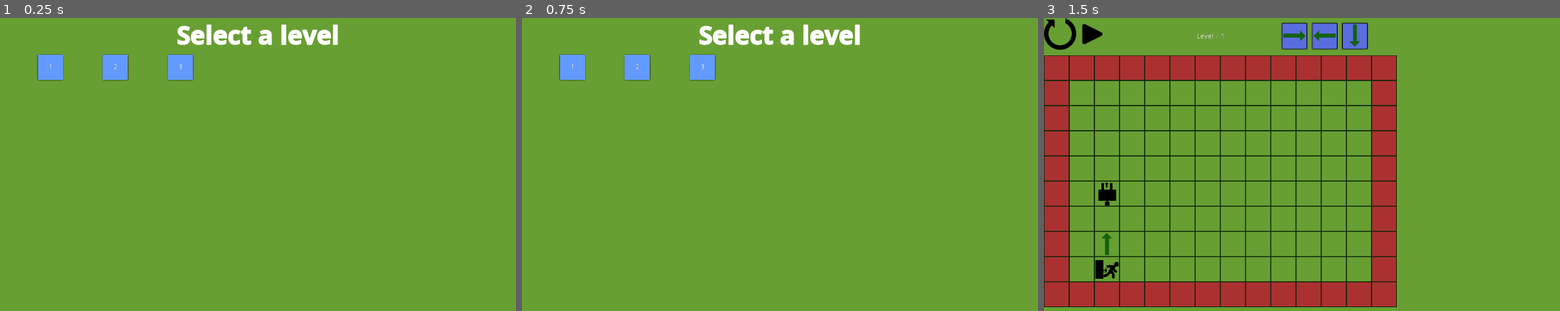
Above: before the commit, frames 1-3 (left to right).
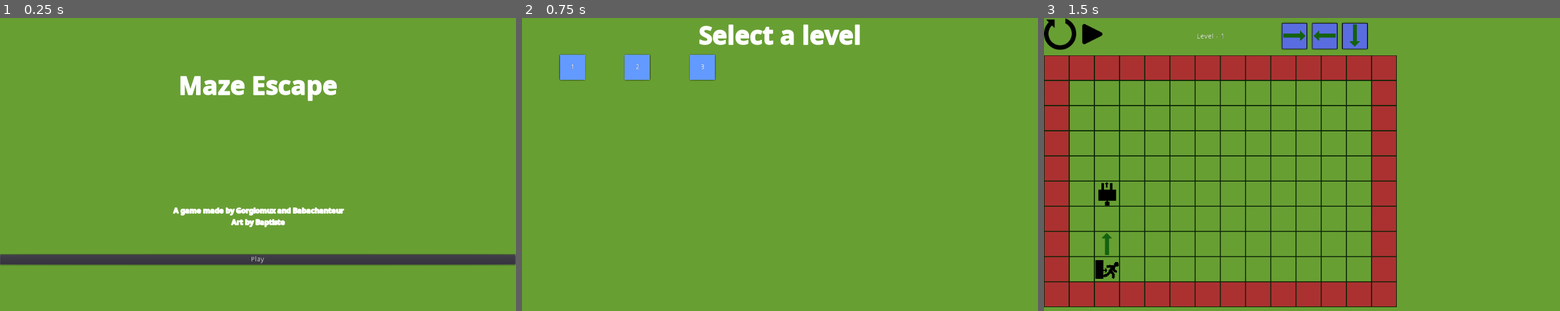
Above: after the commit, the same moments.

Repository: Gorglomux/MazeEscape
Game: Godot game, scene res://Main.tscn
Same seed, same stepped clock (60 frames per second), same inputs: the game is played once before the commit and once after it.
Inputs (mouse positions are in pixels of both pictures, inside the frame that each line leads up to):
- Up to frame 1 (0.25 s): no input
- Up to frame 2 (0.75 s): click (780, 258) at 0.5 s, where only the run after the commit has a clickable "Play"
- Up to frame 3 (1.5 s): click (1095, 67) at 1.27 s

The runs differ from the first frame. In frame 1, 8.4% of the frame differs, in the area x 0-100%, y 2-85%; in frame 2, nothing differs; in frame 3, nothing differs.

Commit message:
add game over

Diff:
--- a/MazeEscape/GameLogic.gd
+++ b/MazeEscape/GameLogic.gd
@@ -1,6 +1,7 @@
 extends Node2D
 
 
+signal game_over
 #Liste des types de tiles
 enum TILE_TYPE { GRAVAT, TROU, PLAYER, WALL, WARP,EXIT, ARROW, JUMP, ARROW_RIGHT,
  ARROW_LEFT, ARROW_UP, ARROW_DOWN}
@@ -115,9 +116,13 @@
 	player.init_rotation()
 
 func generation_niveau():
+
 	var level
 	# On récupère la liste de tous les niveaux et on initialise toutes les variable
 	var list_levels = get_list_levels()
+	if list_levels.size() - 1 < levelEnCours:
+		emit_signal("game_over")
+		return
 	var tile_size_x
 	var tile_size_y
 	# On charge un niveau aléatoirement
--- a/MazeEscape/Main.tscn
+++ b/MazeEscape/Main.tscn
@@ -1,25 +1,30 @@
-[gd_scene load_steps=6 format=2]
+[gd_scene load_steps=7 format=2]
 
 [ext_resource path="res://bg.png" type="Texture" id=1]
 [ext_resource path="res://TitleScreen.tscn" type="PackedScene" id=2]
-[ext_resource path="res://LevelSelection.gd" type="Script" id=3]
-[ext_resource path="res://Font.tres" type="DynamicFont" id=4]
+[ext_resource path="res://Font.tres" type="DynamicFont" id=3]
+[ext_resource path="res://Font_small.tres" type="DynamicFont" id=4]
+[ext_resource path="res://LevelSelection.gd" type="Script" id=5]
 
 [sub_resource type="GDScript" id=1]
 script/source = "extends Node2D
 var game_logic_resource = preload(\"res://GameLogic.tscn\")
+var game
 func _ready():
 	$LevelSelection.connect(\"load_level\",self,\"load_level\")
 
 func load_level(level_number):
 	$LevelSelection.hide()
-	var game = game_logic_resource.instance()
+	game = game_logic_resource.instance()
 	game.levelEnCours = level_number - 1
 	game.begin()
+	game.connect(\"game_over\", self,\"end\")
 	add_child(game)
 
-
-
+func end():
+	game.queue_free()
+	print(\"Over !\")
+	$Game_Over.show()
 func _on_Button_pressed():
 	$TitleScreen.hide()
 	$LevelSelection.show()
@@ -36,12 +41,57 @@
 
 [node name="TitleScreen" parent="." instance=ExtResource( 2 )]
 editor/display_folded = true
+
+[node name="Game_Over" type="MarginContainer" parent="."]
 visible = false
+margin_right = 1023.0
+margin_bottom = 598.0
+
+[node name="HBoxContainer" type="VBoxContainer" parent="Game_Over"]
+margin_right = 1023.0
+margin_bottom = 667.0
+
+[node name="MarginContainer" type="MarginContainer" parent="Game_Over/HBoxContainer"]
+margin_right = 1023.0
+margin_bottom = 341.0
+custom_constants/margin_right = 0
+custom_constants/margin_top = 100
+custom_constants/margin_left = 0
+custom_constants/margin_bottom = 100
+
+[node name="Label" type="Label" parent="Game_Over/HBoxContainer/MarginContainer"]
+margin_top = 100.0
+margin_right = 1023.0
+margin_bottom = 241.0
+custom_fonts/font = ExtResource( 3 )
+text = "Game Over !
+Thanks for playing !"
+align = 1
+
+[node name="MarginContainer2" type="MarginContainer" parent="Game_Over/HBoxContainer"]
+margin_top = 345.0
+margin_right = 1023.0
+margin_bottom = 567.0
+custom_constants/margin_bottom = 50
+
+[node name="Label2" type="Label" parent="Game_Over/HBoxContainer/MarginContainer2"]
+margin_right = 1023.0
+margin_bottom = 172.0
+custom_fonts/font = ExtResource( 4 )
+text = "Programming
+ Gorglomux
+ Babchanteur
+
+
+	Art
+Baptiste"
+align = 1
 
 [node name="LevelSelection" type="MarginContainer" parent="."]
+visible = false
 margin_right = 1024.0
 margin_bottom = 599.0
-script = ExtResource( 3 )
+script = ExtResource( 5 )
 
 [node name="VBoxContainer" type="VBoxContainer" parent="LevelSelection"]
 margin_right = 1024.0
Not shown: 1 places in MazeEscape/Main.tscn that only renumber resources
